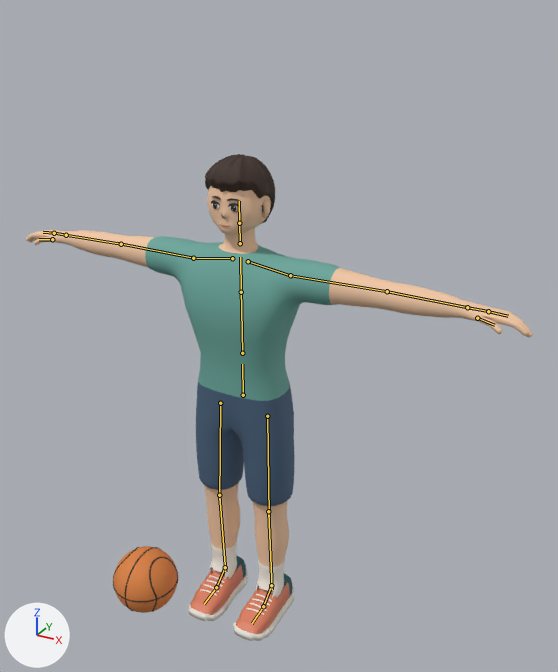
A saved change to the glTF model 籃球遊戲/public/models/athlete_game.glb.
The view is the same before and after, from a 50 mm lens placed at (1.24, -2.0, 2.14), pointed at (0.13, 0.01, 1.14). Arrows for +X, +Y and +Z are at lower left; the lights stay in place. The first picture is the older version. The bones that bend it are drawn over the model as lines.

In view in the first picture: 'Athlete', 'Ball'.
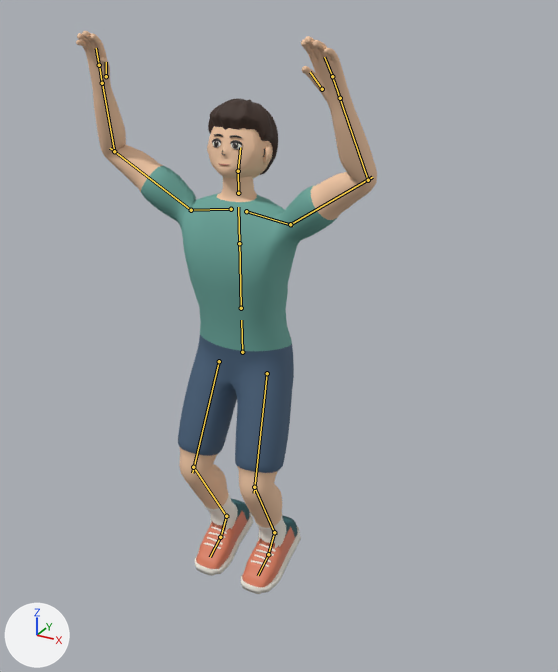
The newer file adds an action. The first version stands in its rest pose; the second is drawn at frame 17 of the action 'Celebrate'.

Location of each change, (x1, y1, x2, y2) in pixels of the pictures (558 x 672 px):
'Athlete', posed (41% narrower, 16% taller): before (26, 154, 533, 641); after (76, 31, 377, 594)
'Ball', posed (not visible afterwards): before (113, 546, 178, 613)
bone 'hips', root to tip: before (243, 395) to (242, 364); after (242, 352) to (241, 320)
bone 'head', root to tip: before (239, 223) to (239, 201); after (238, 171) to (240, 147)
bone 'upper_arm.L', root to tip: before (290, 275) to (393, 292); after (290, 224) to (372, 177)
bone 'forearm.L', root to tip: before (387, 291) to (472, 308); after (368, 180) to (338, 93)
bone 'hand.L', root to tip: before (467, 307) to (487, 311); after (340, 98) to (333, 78)
bone 'upper_arm.R', root to tip: before (193, 258) to (117, 243); after (191, 210) to (110, 148)
bone 'forearm.R', root to tip: before (121, 244) to (63, 234); after (114, 151) to (101, 79)
bone 'hand.R', root to tip: before (66, 235) to (55, 233); after (102, 83) to (99, 66)
bone 'thigh.L', root to tip: before (267, 416) to (269, 516); after (267, 373) to (254, 493)
bone 'shin.L', root to tip: before (268, 511) to (272, 589); after (254, 487) to (275, 535)
bone 'foot.L', root to tip: before (271, 585) to (263, 607); after (274, 532) to (268, 555)
bone 'thigh.R', root to tip: before (220, 403) to (219, 500); after (219, 361) to (192, 473)
bone 'shin.R', root to tip: before (219, 495) to (225, 571); after (193, 467) to (228, 518)
bone 'foot.R', root to tip: before (225, 567) to (216, 588); after (226, 516) to (220, 538)

The change in detail:
Bone 'hips' (bone_hips) moves from (0.0, 0.0, 0.0) to (0.0, 0.171, 0.0).
Bone 'head' (bone_head) turns from (0, 0, 0) to (-14, 0, 0) degrees about its own x, y and z.
Bone 'upper_arm.L' (bone_upper_arm_l) turns from (0, 0, 0) to (98, -57, -111) degrees about its own x, y and z.
Bone 'forearm.L' (bone_forearm_l) turns from (0, 0, 0) to (-28, 12, -67) degrees about its own x, y and z.
Bone 'hand.L' (bone_hand_l) turns from (0, 0, 0) to (0, -1, -3) degrees about its own x, y and z.
Bone 'upper_arm.R' (bone_upper_arm_r) turns from (0, 0, 0) to (98, 57, 111) degrees about its own x, y and z.
Bone 'forearm.R' (bone_forearm_r) turns from (0, 0, 0) to (-28, -12, 67) degrees about its own x, y and z.
Bone 'hand.R' (bone_hand_r) turns from (0, 0, 0) to (0, 1, 3) degrees about its own x, y and z.
Bone 'thigh.L' (bone_thigh_l) turns from (0, 0, 0) to (-20, -1, -3) degrees about its own x, y and z.
Bone 'shin.L' (bone_shin_l) turns from (0, 0, 0) to (45, -2, 6) degrees about its own x, y and z.
Bone 'foot.L' (bone_foot_l) turns from (0, 0, 0) to (-6, 2, -2) degrees about its own x, y and z.
Bone 'thigh.R' (bone_thigh_r) turns from (0, 0, 0) to (-20, 1, 3) degrees about its own x, y and z.
Bone 'shin.R' (bone_shin_r) turns from (0, 0, 0) to (45, 2, -6) degrees about its own x, y and z.
Bone 'foot.R' (bone_foot_r) turns from (0, 0, 0) to (-6, -2, 2) degrees about its own x, y and z.
